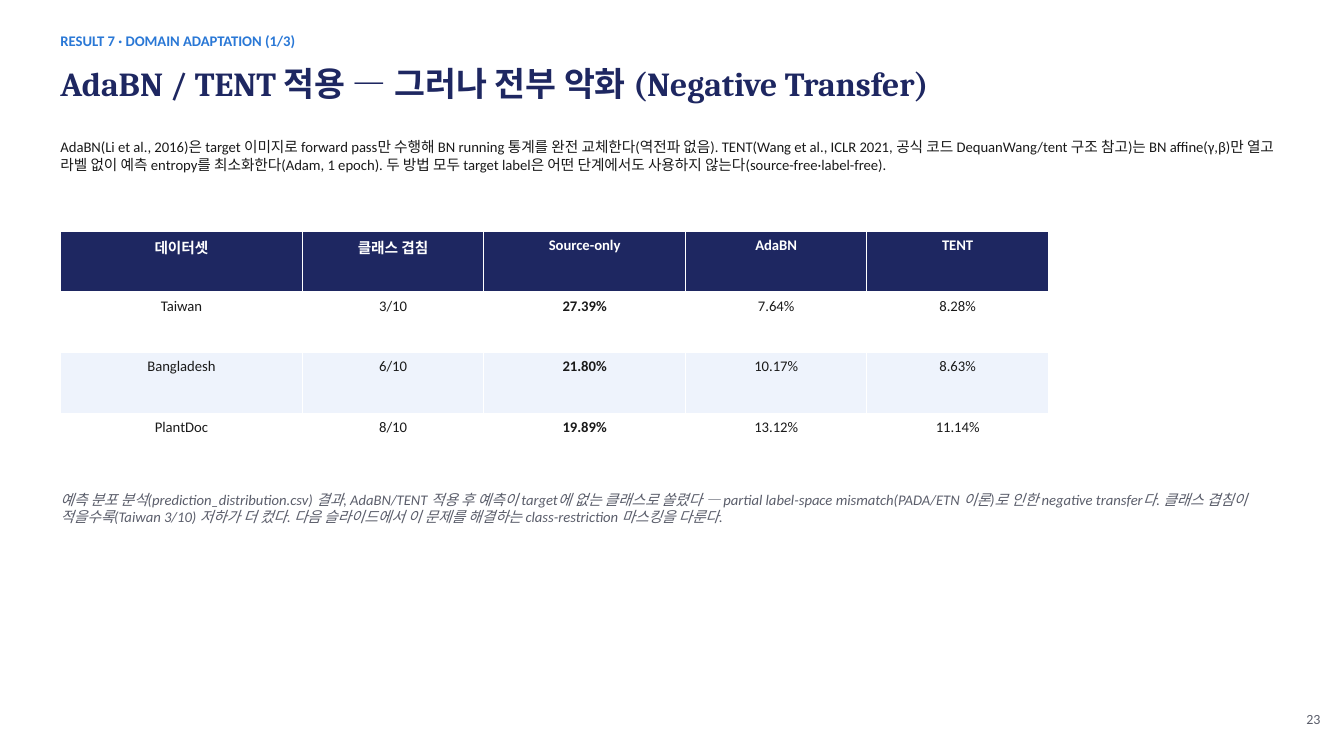
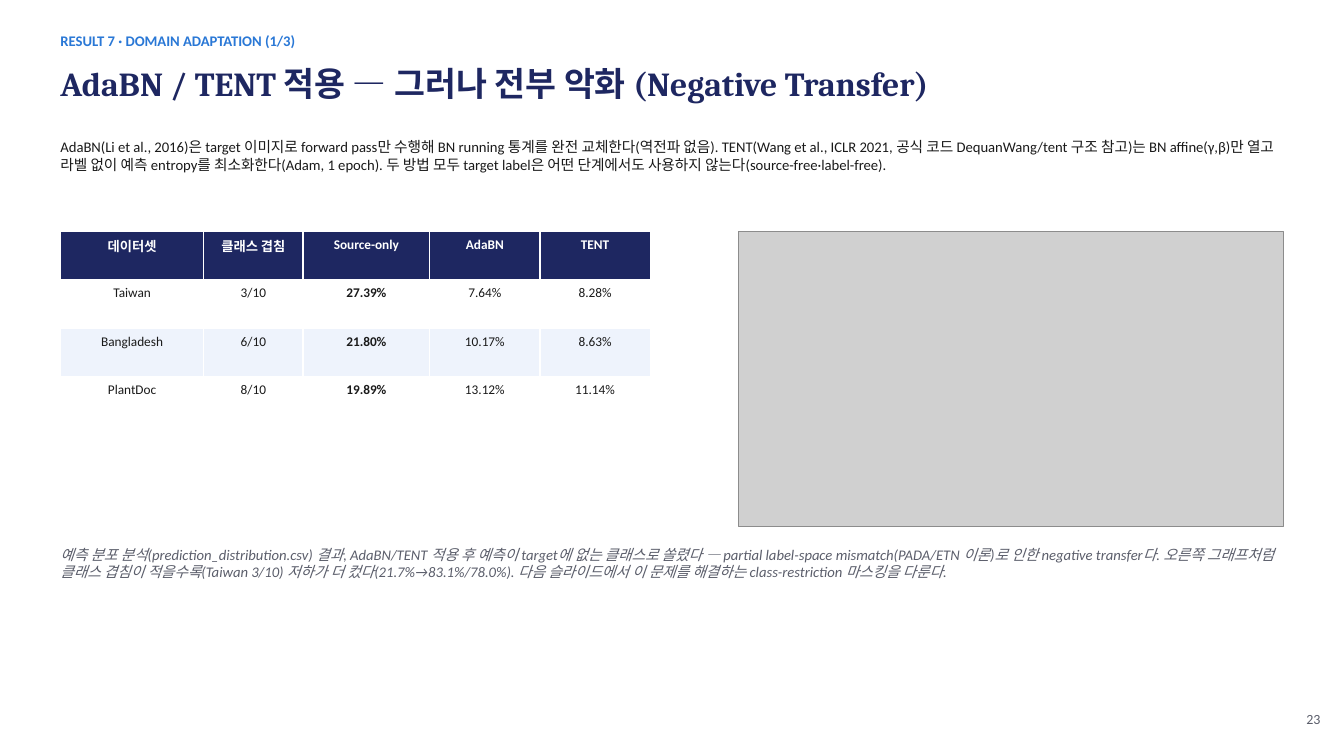
Before and after one commit to sara0813/tomato-disease-v2, a slide deck: slide 24 of docs/CNN_토마토_병해분류_V2_진행보고.pptx. Drawn at 1344x756 pixels with LibreOffice and Linux fonts; fonts in the diff are those of the drawing; grey boxes stand for pictures. Boxes give left, top, right and bottom in pixels: in the first picture for what was removed or moved away, otherwise in the second. Text is boxed around its words. In the diff, an @@ line names an element or a change of style, - is before the commit and + after.

```diff
--- a/docs/CNN_토마토_병해분류_V2_진행보고.pptx
+++ b/docs/CNN_토마토_병해분류_V2_진행보고.pptx
@@ table at <box>60,232,649,425</box> @@
@@ size 10.5 to 9.5 pt @@
@@ table: place and size @@
-table at <box>60,232,1049,475</box>
+table at <box>60,232,649,425</box>
@@ picture added at <box>739,232,1284,527</box> @@
@@ text at <box>60,548,1274,579</box>: text changed @@
-예측 분포 분석(prediction_distribution.csv) 결과, AdaBN/TENT 적용 후 예측이 target에 없는 클래스로 쏠렸다 — partial label-space mismatch(PADA/ETN 이론)로 인한 negative transfer다. 클래스 겹침이 적을수록(Taiwan 3/10) 저하가 더 컸다. 다음 슬라이드에서 이 문제를 해결하는 class-restriction 마스킹을 다룬다.
+예측 분포 분석(prediction_distribution.csv) 결과, AdaBN/TENT 적용 후 예측이 target에 없는 클래스로 쏠렸다 — partial label-space mismatch(PADA/ETN 이론)로 인한 negative transfer다. 오른쪽 그래프처럼 클래스 겹침이 적을수록(Taiwan 3/10) 저하가 더 컸다(21.7%→83.1%/78.0%). 다음 슬라이드에서 이 문제를 해결하는 class-restriction 마스킹을 다룬다.
```
